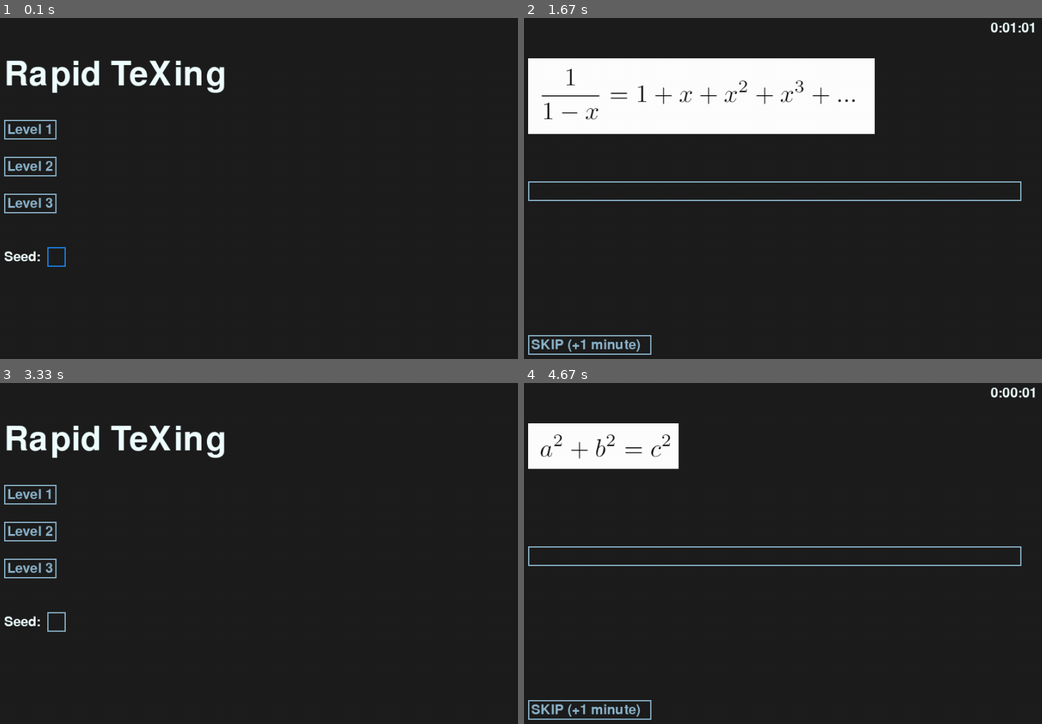
Above: before the commit, frames 1-4 (two rows, left to right).
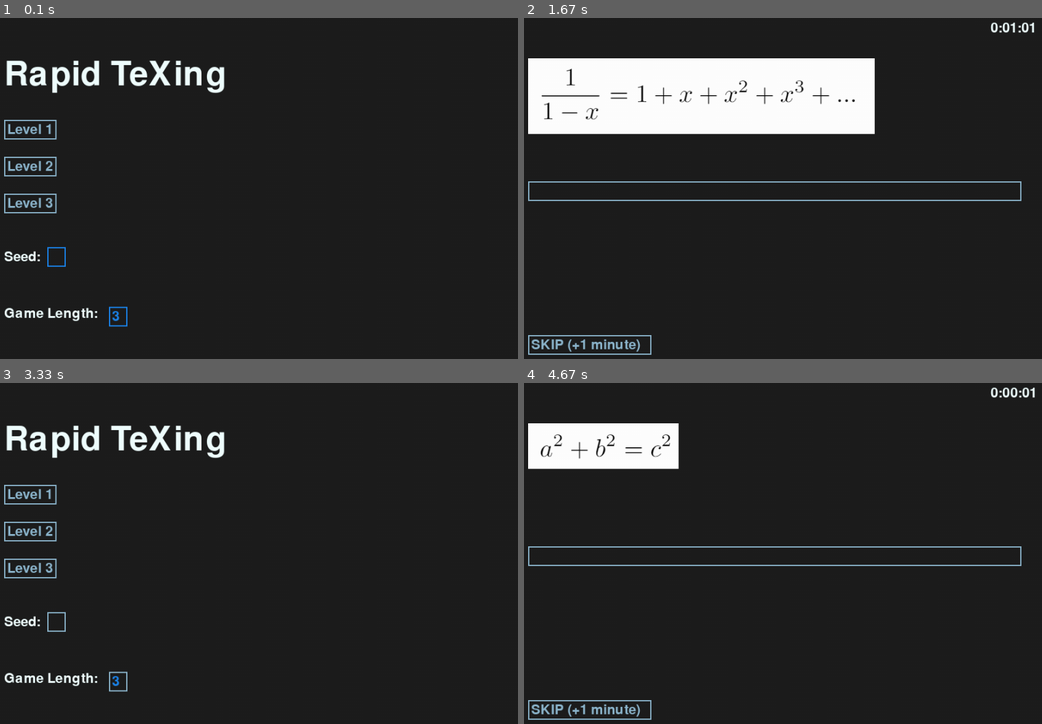
Above: after the commit, the same moments.

Repository: NiamV/OxfordHack
Game: pygame game, started from textInput.py
The game is run twice, just before and just after one commit, with the same random seed, the same clock (stepped at 60 frames per second) and the same inputs.
Inputs (mouse positions are in pixels of both pictures, inside the frame that each line leads up to):
- Up to frame 1 (0.1 s): no input
- Up to frame 2 (1.67 s): click "Level 2" at 0.38 s; type "ann" at 0.67 s; tap Enter at 1 s; click (580, 335) at 1.27 s; click (outside the picture) at 1.6 s
- Up to frame 3 (3.33 s): tap Enter at 2.38, 2.72 s; click (165, 495) at 3.1 s
- Up to frame 4 (4.67 s): click (539, 488) at 3.43 s; click (1000, 556) at 3.77 s; type "a" at 4.55 s

The runs differ from the first frame. In frame 1, 0.4% of the frame differs, in the area x 0-25%, y 84-91%; in frame 2, nothing differs; in frame 3, 0.4%; in frame 4, nothing differs.

Commit message:
Added game length input

Diff:
--- a/textInput.py
+++ b/textInput.py
@@ -150,6 +150,7 @@
         buttons = [ Button(LEFT_MARGIN, LEFT_MARGIN + 100 + SPACING * i, 85, FONT_SIZE, "Level " + str(i+1)) for i in range(NUM_LEVELS) ]
         seedY = buttons[-1].rect.y + FONT_SIZE + SPACING
         seedInput = InputBox(LEFT_MARGIN + 70, seedY - 5, 30, FONT_SIZE)
+        gameLengthInput = InputBox(LEFT_MARGIN + 170, seedY + FONT_SIZE + SPACING, 30, FONT_SIZE, "3")
         notSelected = True
         level = 0
 
@@ -162,6 +163,7 @@
                 if event.type == pg.QUIT:
                     sys.exit("Game closed")
                 seedInput.handle_event(event)
+                gameLengthInput.handle_event(event)
                 for button in buttons:
                     button.handle_event(event)
                     if button.active:
@@ -177,8 +179,11 @@
             # Blits game name and buttons
             screen.blit(TITLE_FONT.render("Rapid TeXing", True, COLOR_MAIN), (LEFT_MARGIN, LEFT_MARGIN))
             screen.blit(FONT.render("Seed: ", True, COLOR_MAIN), (LEFT_MARGIN, seedY))
+            screen.blit(FONT.render("Game Length: ", True, COLOR_MAIN), (LEFT_MARGIN, seedY + FONT_SIZE + SPACING))
             seedInput.update()
             seedInput.draw(screen)
+            gameLengthInput.update()
+            gameLengthInput.draw(screen)
             for button in buttons:
                 button.draw(screen)
 
